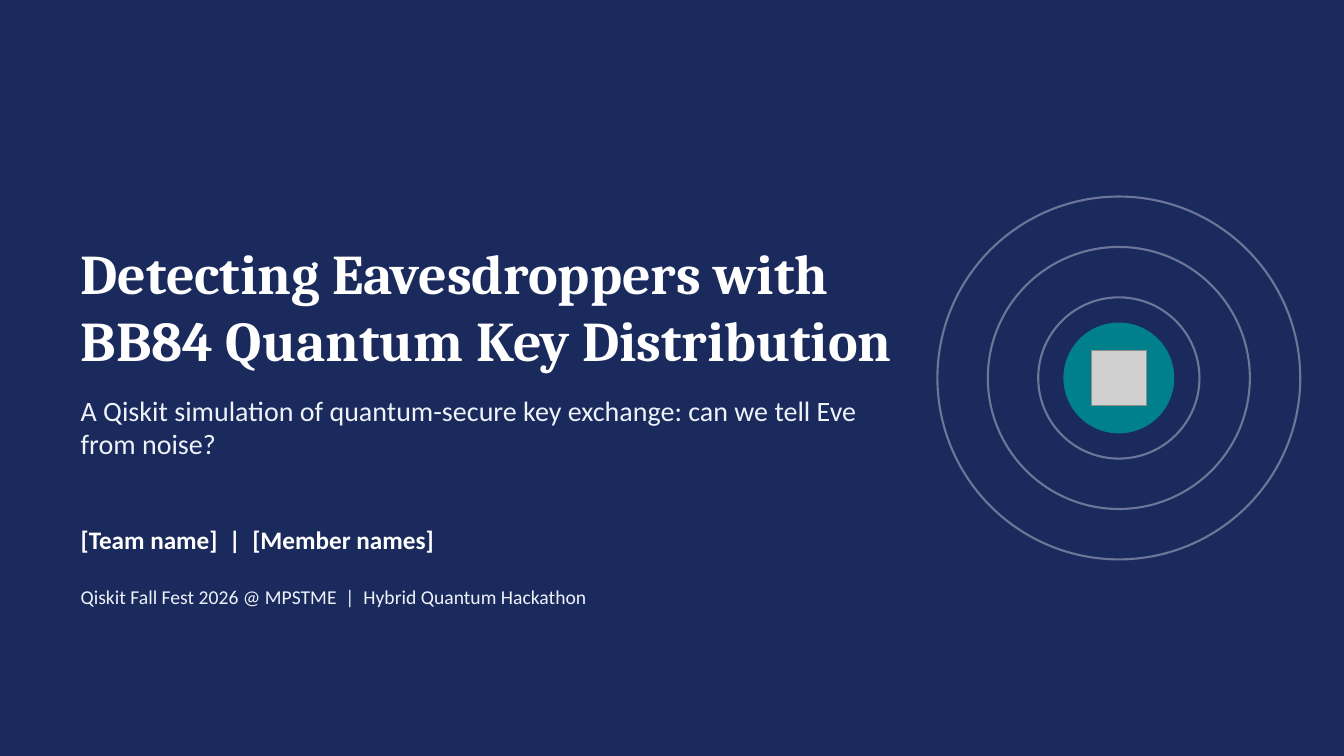
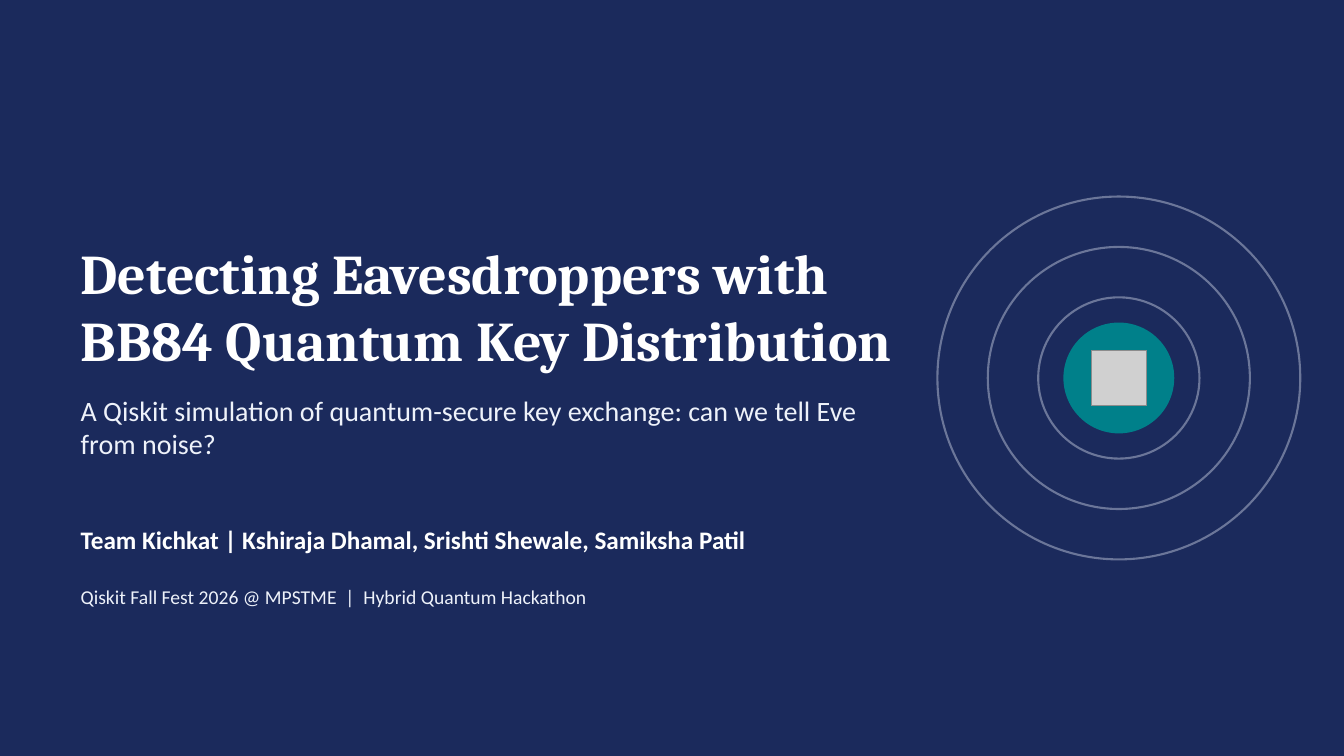
Before and after one commit to srishtishewale/bb84-qkd, a slide deck: slide 1 of docs/bb84_qkd_presentation.pptx. Drawn at 1344x756 pixels with LibreOffice and Linux fonts; fonts in the diff are those of the drawing; grey boxes stand for pictures. Boxes give left, top, right and bottom in pixels: in the first picture for what was removed or moved away, otherwise in the second. Text is boxed around its words. In the diff, an @@ line names an element or a change of style, - is before the commit and + after.

```diff
--- a/docs/bb84_qkd_presentation.pptx
+++ b/docs/bb84_qkd_presentation.pptx
@@ text at (81, 531, 745, 554): text changed @@
-[Team name] | [Member names]
+Team Kichkat | Kshiraja Dhamal, Srishti Shewale, Samiksha Patil
```
Also in this commit, not shown: 1 other slide changed, 3 slides removed.
